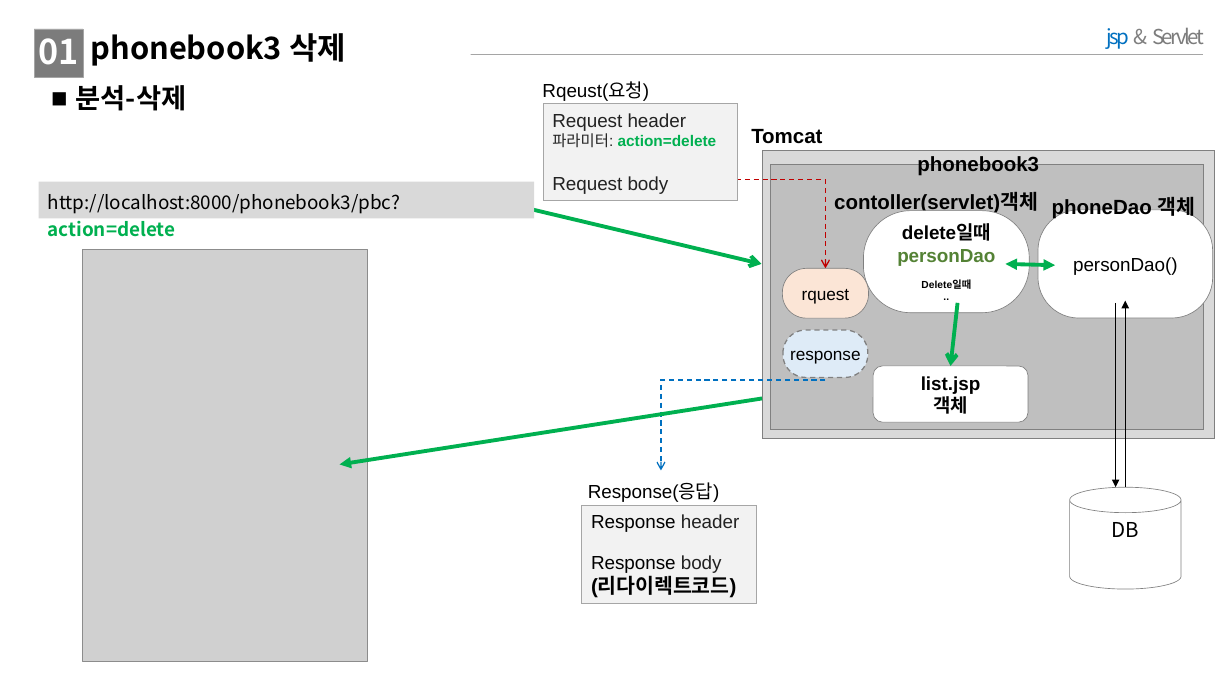
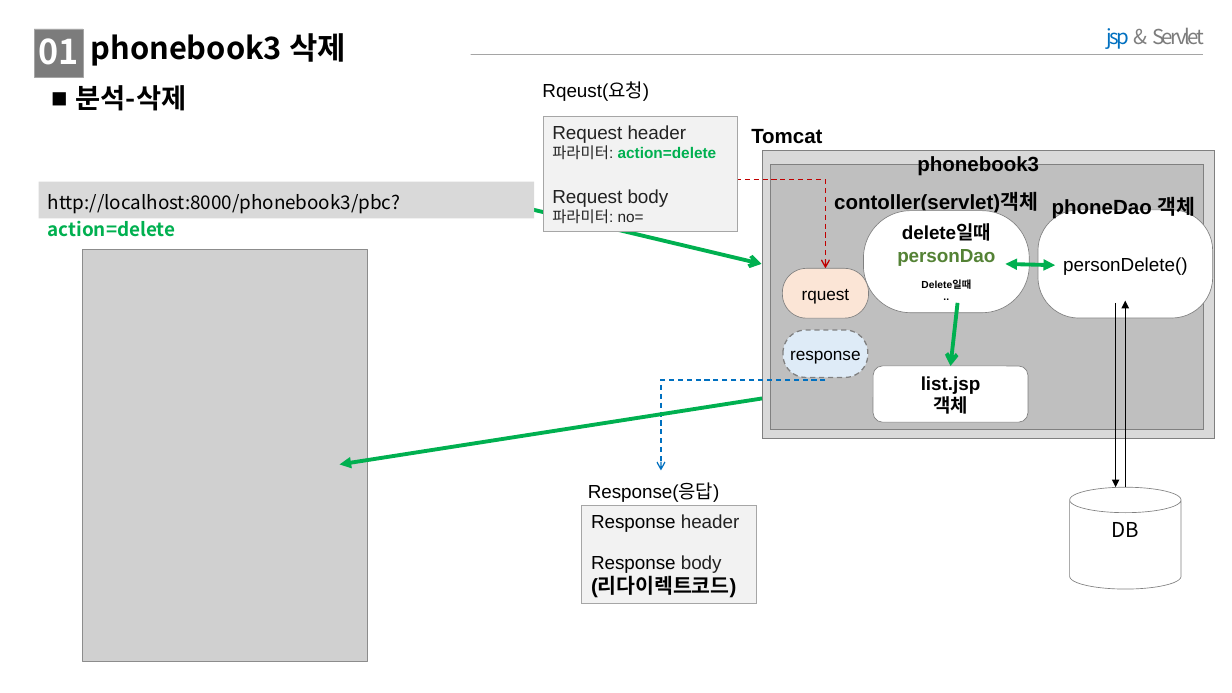
Before and after one commit to sonddokki/practice, a slide deck: slide 1 of phonebook3 삭제,수정폼,수정 그림.pptx. Drawn at 1232x693 pixels with LibreOffice and Linux fonts; fonts in the diff are those of the drawing; grey boxes stand for pictures. Boxes give left, top, right and bottom in pixels: in the first picture for what was removed or moved away, otherwise in the second. Text is boxed around its words. In the diff, an @@ line names an element or a change of style, - is before the commit and + after.

```diff
--- a/phonebook3 삭제,수정폼,수정 그림.pptx
+++ b/phonebook3 삭제,수정폼,수정 그림.pptx
@@ rectangle "Request header": place and size @@
-rectangle "Request header" at [543, 104, 738, 200]
+rectangle "Request header" at [543, 116, 738, 232]
@@ text in rectangle at [552, 209, 644, 224]: paragraph added @@
+파라미터: no=
@@ text in rounded rectangle at [1063, 257, 1187, 275]: text changed @@
-personDao()
+personDelete()
```
Also in this commit, not shown: 2 other slides changed, 9 other files.
